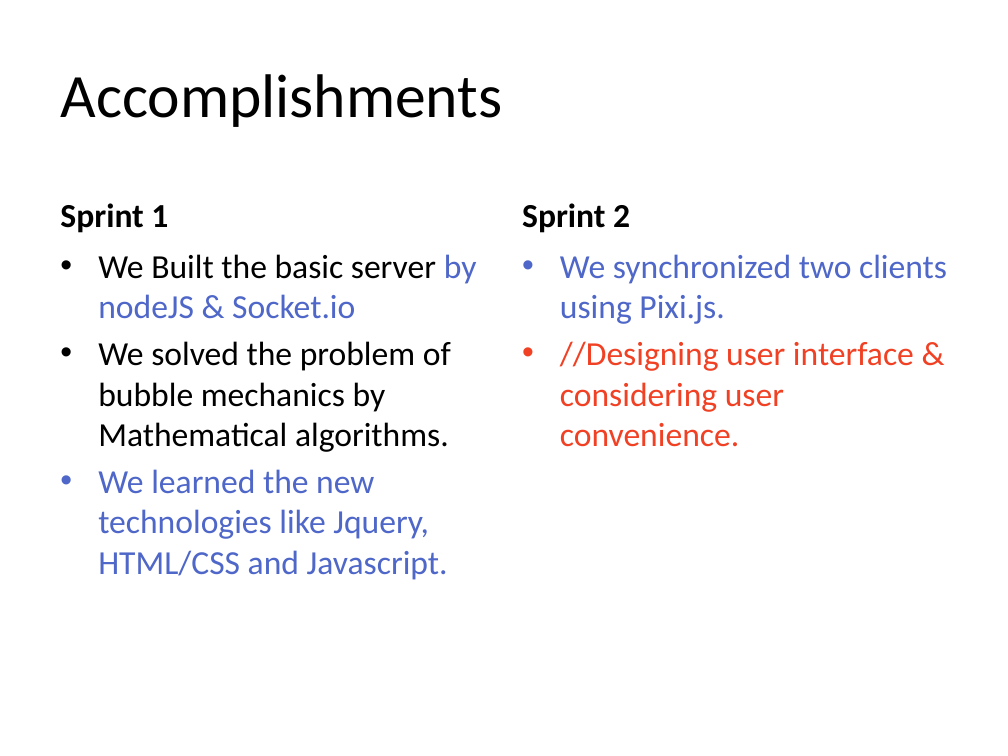
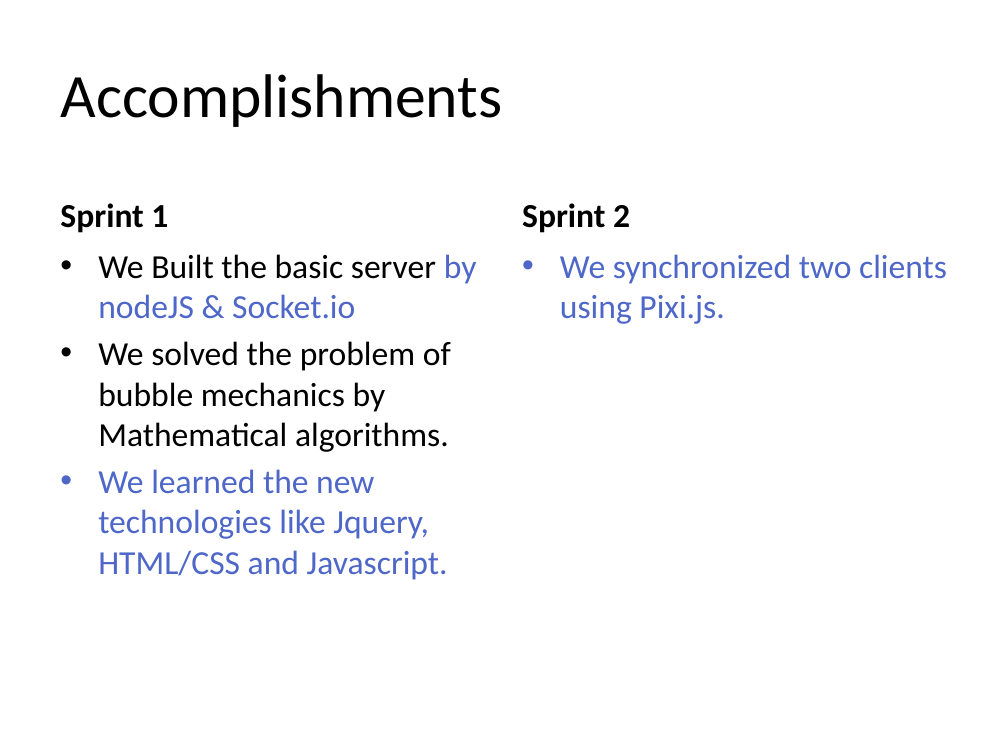
Before and after one commit to SuminHan/bubblewar, a slide deck: slide 4 of Scrum_GoldmoonKaist.pptx. Drawn at 1008x756 pixels with LibreOffice and Linux fonts; fonts in the diff are those of the drawing. Boxes give left, top, right and bottom in pixels: in the first picture for what was removed or moved away, otherwise in the second. Text is boxed around its words. In the diff, an @@ line names an element or a change of style, - is before the commit and + after.

Commit message:
ppt revised

```diff
--- a/Scrum_GoldmoonKaist.pptx
+++ b/Scrum_GoldmoonKaist.pptx
@@ text at bbox=[560, 341, 914, 447]: paragraph removed @@
-• //Designing user interface & considering user convenience.
```
